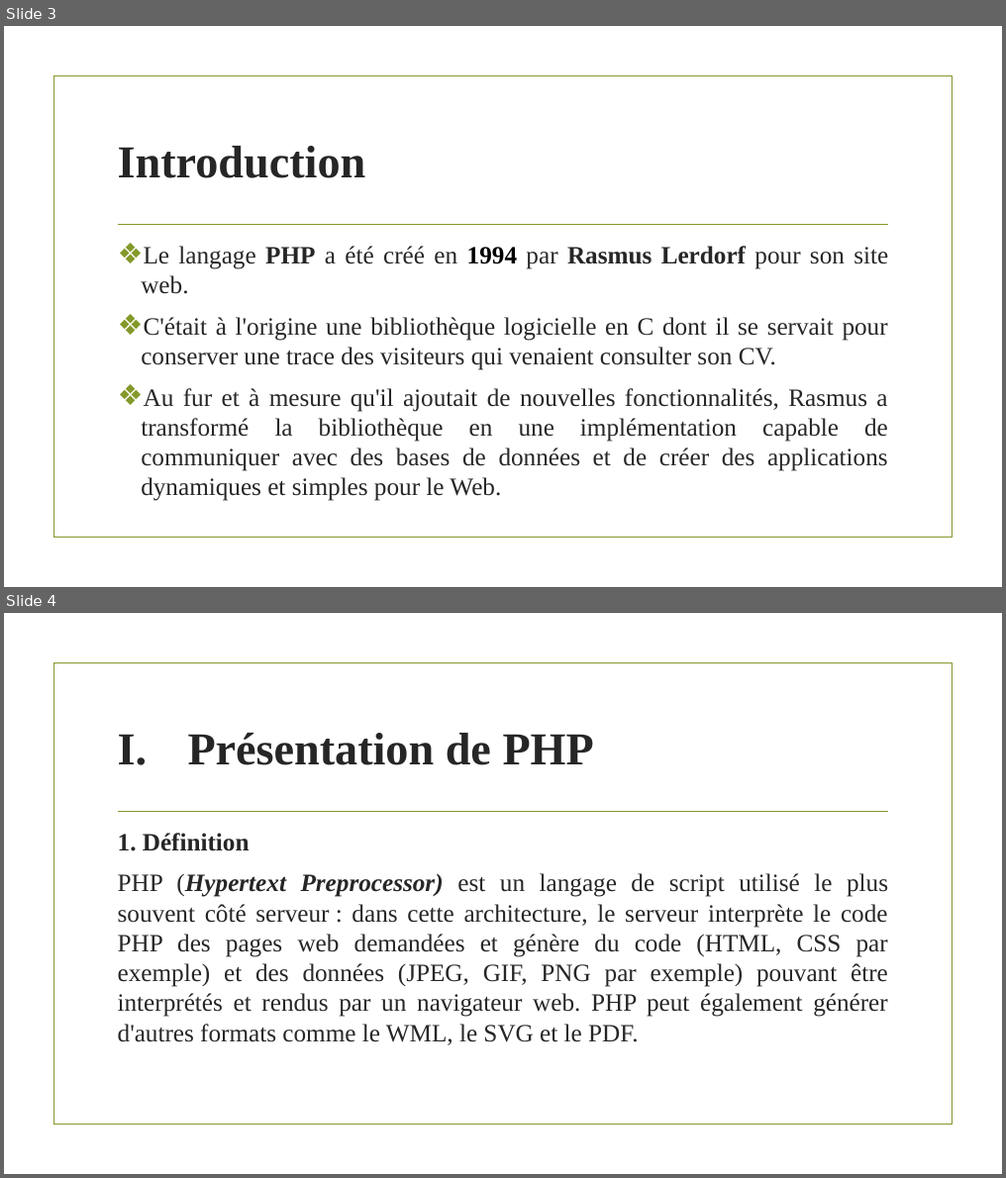
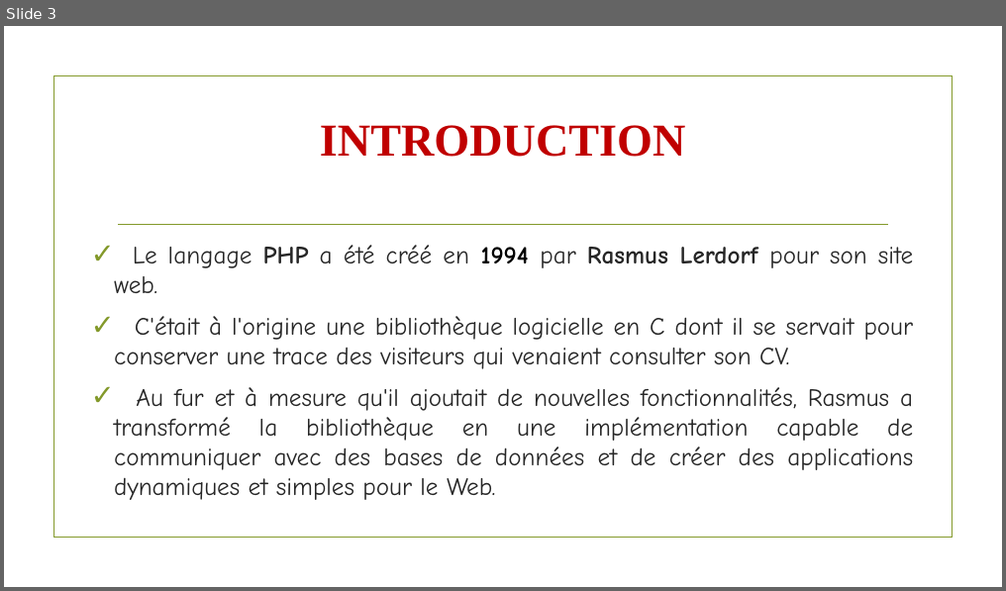
Before and after one commit to Bethel226/Langage_PHP, a slide deck: Le langage PHP.pptx. Shown one above the other, each under a label of ours: slides 3 and 4 before the commit, slide 3 after it. The pictures are 1006x1178 and 1006x591 pixels, drawn with LibreOffice and Linux fonts; fonts in the diff are those of the drawing; background and template pictures are left out. Boxes give left, top, right and bottom in pixels: in the first picture for what was removed or moved away, otherwise in the second. Text is boxed around its words. In the diff, an @@ line names an element or a change of style, - is before the commit and + after.

Commit message:
ajout qlq modif

```diff
--- a/Le langage PHP.pptx
+++ b/Le langage PHP.pptx
@@ slide 4 removed at [4, 613, 1002, 1174], background picture (left out); not listed: 2 template elements that a slide beside it also shows @@
@@ title removed at [188, 733, 594, 765] @@
-I. Présentation de PHP
@@ text removed at [118, 833, 888, 1046] @@
-1. Définition
-PHP (Hypertext Preprocessor) est un langage de script utilisé le plus souvent côté serveur : dans cette architecture, le serveur interprète le code PHP des pages web demandées et génère du code (HTML, CSS par exemple) et des données (JPEG, GIF, PNG par exemple) pouvant être interprétés et rendus par un navigateur web. PHP peut également générer d'autres formats comme le WML, le SVG et le PDF.
@@ slide 3 changed as well @@
@@ title "INTRODUCTION" at [320, 125, 685, 157]: vertical alignment middle to top @@
@@ title at [320, 125, 685, 157]: text changed; text colour #262626 to #C00000 @@
-Introduction
+INTRODUCTION
@@ text "Le langage PHP a été ...": place and size @@
-text "Le langage PHP a été ..." at [141, 246, 888, 501]
+text "Le langage PHP a été ..." at [114, 245, 914, 500]
@@ text "Le langage PHP a été ..." at [114, 245, 914, 500]: font Times New Roman to Comic Neue; bullet ❖ to ✓ @@
```
Also in this commit, not shown: 3 other slides changed, 5 slides added, 1 other slide removed.
